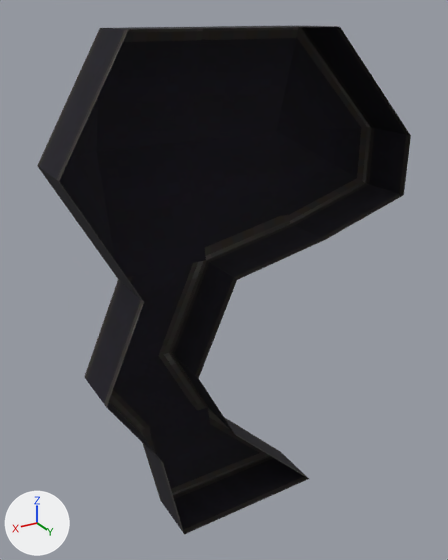
What one commit did to the glTF model packages/client/public/models/pa-props/la-cantina/obj_055.glb.
Rendered twice from a 50 mm lens placed at (0.483, 0.764, 1.104), pointed at (-0.03, -0.09, 0.677). The lights are fixed; the arrows at lower left show +X, +Y and +Z. The first picture is the older version.

Script lines for the objects in view, before the commit:
```python
mat_tex09 = principled_material('tex09')
mat_tex09.texture = img_tex09
mat_tex09.roughness = 1.0
me_mesh_0 = bpy.data.meshes.new('Mesh_0')
me_mesh_0.from_pydata(...)  # 35 vertices, 52 faces; spans x -0.352..0.266, y -0.152..0.0, z 0.242..1.086
me_mesh_0.materials.append(mat_tex09)  # picture img_tex09
ob_mp_obj_055 = bpy.data.objects.new('Mp_obj_055', me_mesh_0)
ob_mp_obj_055.location = (0.0, 0.0, 0.0)
```
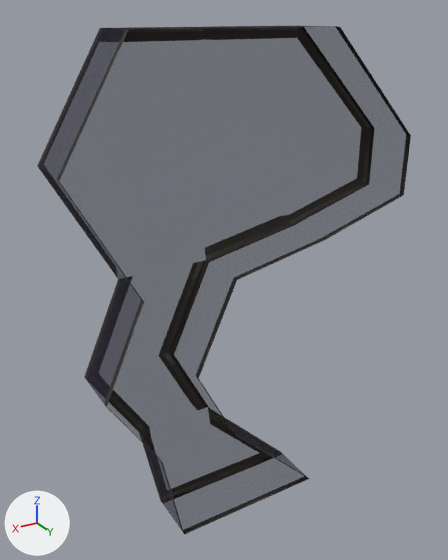
The change in detail:
Material 'tex09' (mat_tex09) changes its picture from img_tex09 to img_tex09.

What differs and where, as boxes (x1, y1, x2, y2) in the pictures (448 x 560 px):
'Mp_obj_055', surface changed (black to grey)
    both: (41, 26, 410, 533)
